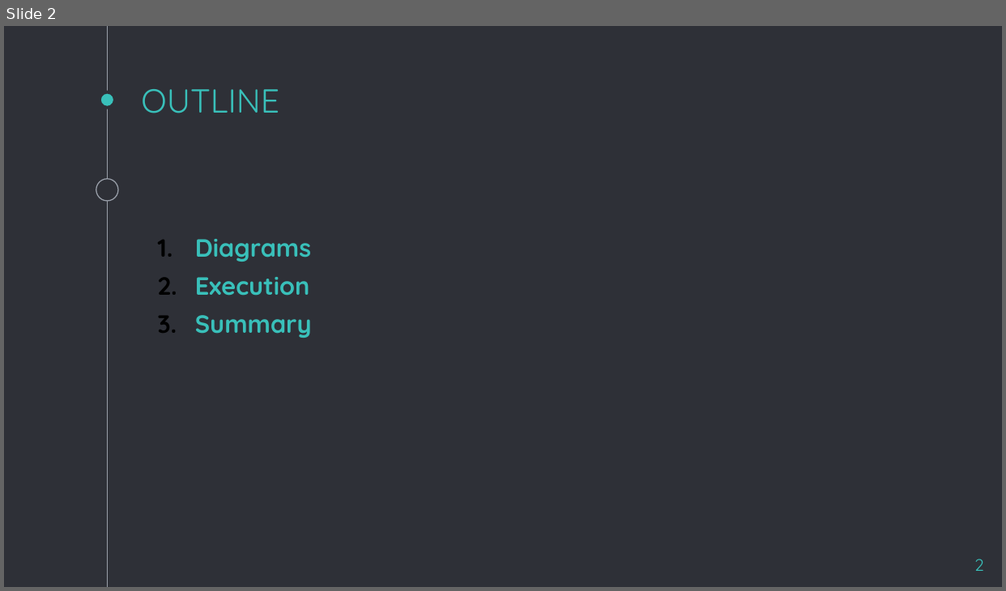
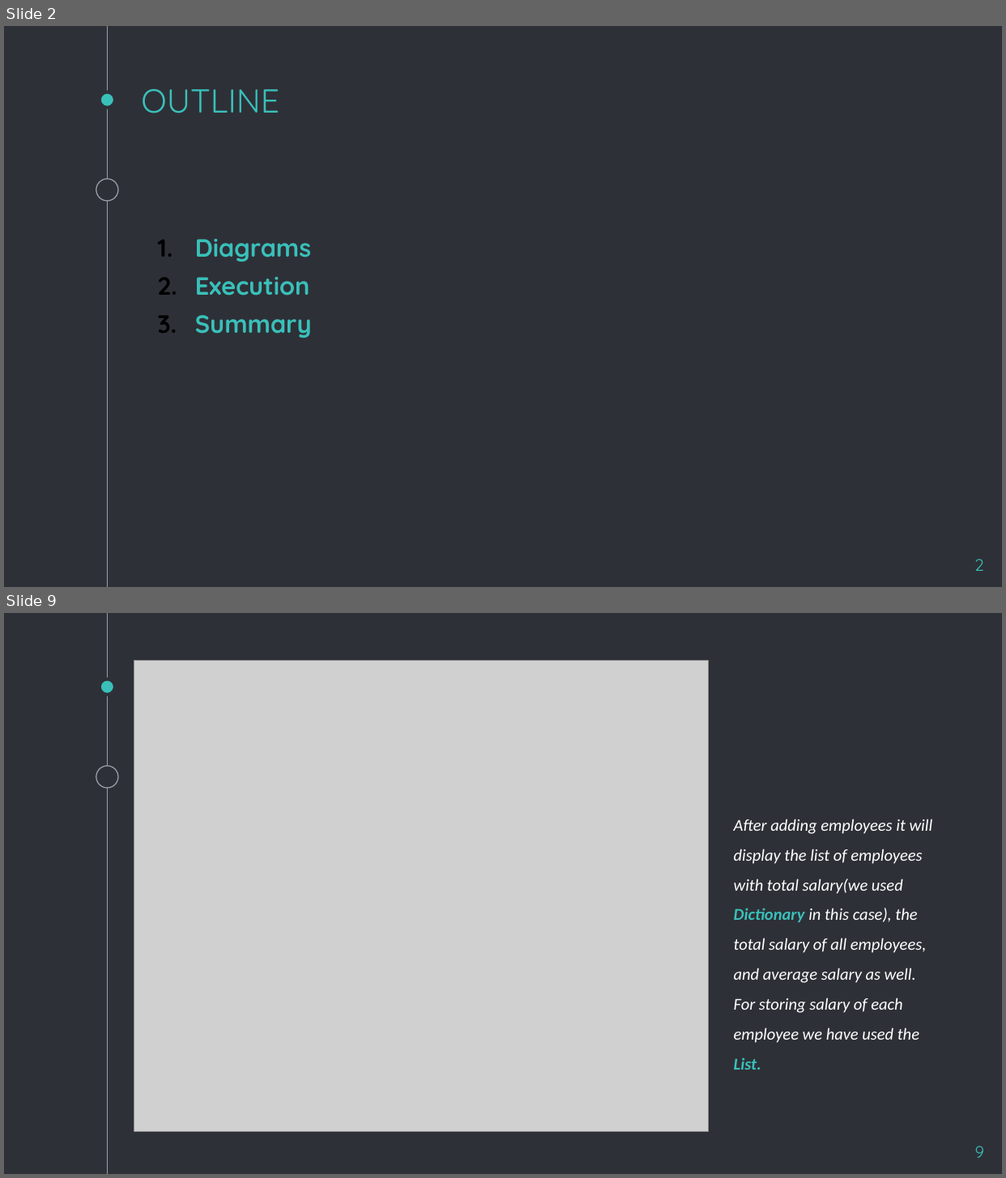
Before and after one commit to light-34/DynamicCodeDevelopers, a slide deck: ProjectDataStrc.pptx. Shown one above the other, each under a label of ours: slide 2 before the commit, slides 2 and 9 after it; the slides between them are not shown. The pictures are 1006x591 and 1006x1178 pixels, drawn with LibreOffice and Linux fonts; fonts in the diff are those of the drawing; grey boxes stand for pictures. Boxes give left, top, right and bottom in pixels: in the first picture for what was removed or moved away, otherwise in the second. Text is boxed around its words. In the diff, an @@ line names an element or a change of style, - is before the commit and + after.

```diff
--- a/ProjectDataStrc.pptx
+++ b/ProjectDataStrc.pptx
@@ slide 9 added at (x1=4, y1=613, x2=1002, y2=1174), background #2E3037; not listed: 3 template elements that a slide beside it also shows @@
@@ picture added at (x1=134, y1=661, x2=709, y2=1132) @@
@@ text added at (x1=734, y1=819, x2=933, y2=1070), 12 pt, text #FFFFFF, italic @@
+After adding employees it will display the list of employees with total salary(we used Dictionary in this case), the total salary of all employees, and average salary as well. For storing salary of each employee we have used the List.
@@ page number added at (x1=975, y1=1146, x2=984, y2=1158), 12 pt, text #39C0BA @@
+9
```
Also in this commit, not shown: 6 slides changed, 1 other slide added, 2 slides removed.
